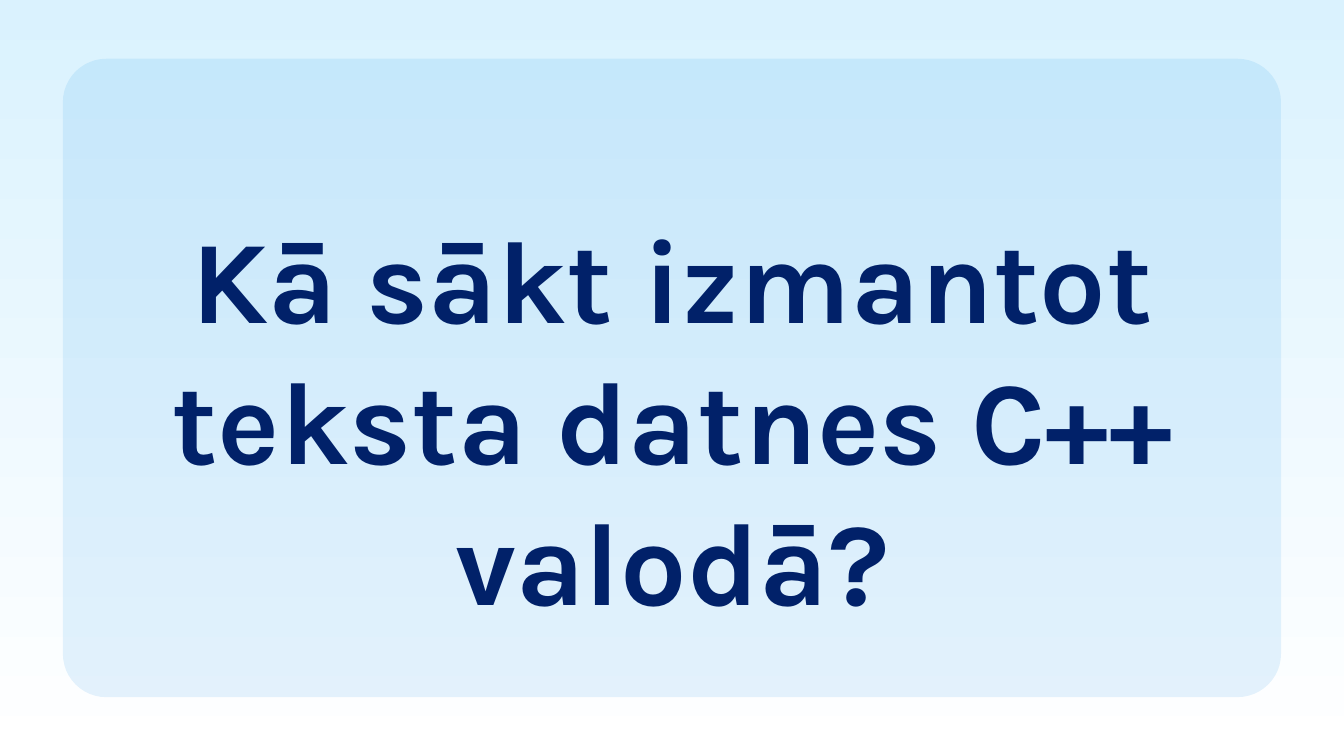
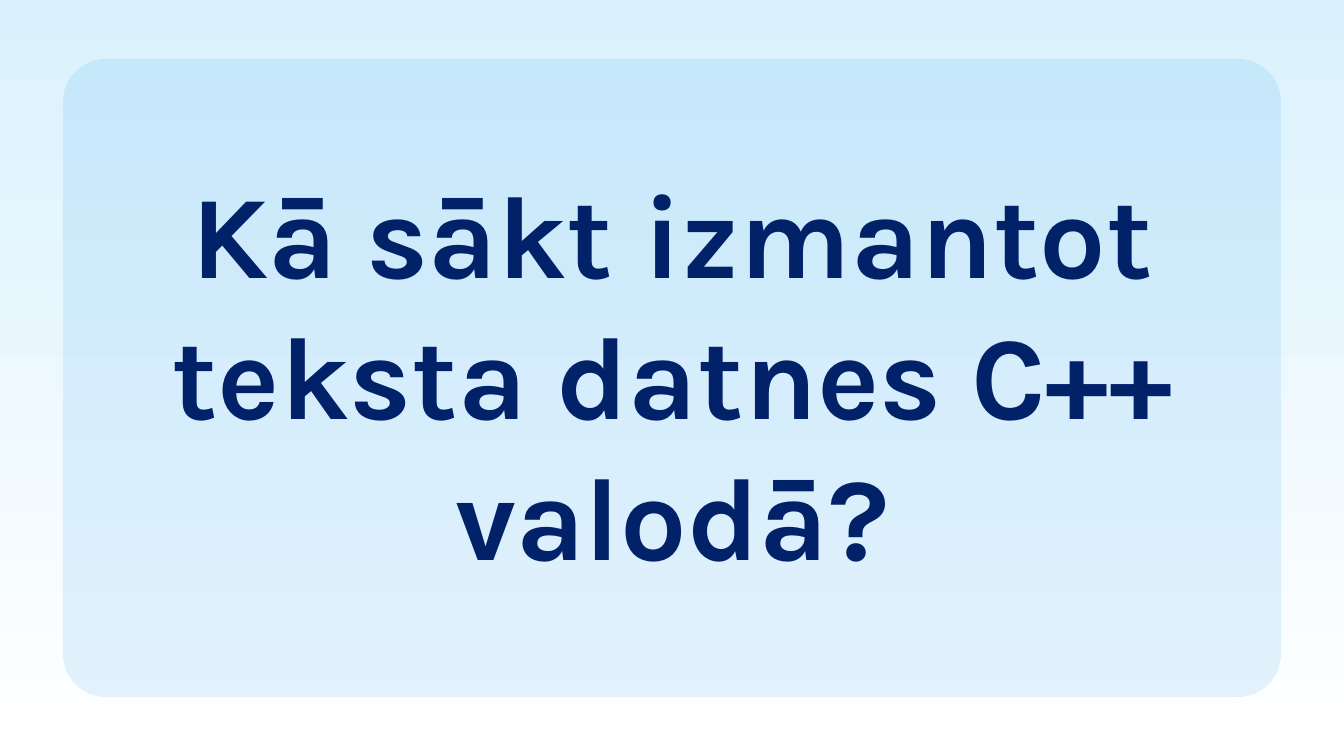
Before and after one commit to SilinsLVT/Teksta_Datnes_Eksamens, a slide deck: slide 2 of Materiāls un diagrammas/TekstaDatnes_Lukass.pptx. Drawn at 1344x756 pixels with LibreOffice and Linux fonts; fonts in the diff are those of the drawing. Boxes give left, top, right and bottom in pixels: in the first picture for what was removed or moved away, otherwise in the second. Text is boxed around its words. In the diff, an @@ line names an element or a change of style, - is before the commit and + after.

```diff
--- a/Materiāls un diagrammas/TekstaDatnes_Lukass.pptx
+++ b/Materiāls un diagrammas/TekstaDatnes_Lukass.pptx
@@ title "Kā sākt izmantot teksta datnes ...": place and size @@
-title "Kā sākt izmantot teksta datnes ..." at box(172, 239, 1172, 607)
+title "Kā sākt izmantot teksta datnes ..." at box(172, 194, 1172, 562)
```
Also in this commit, not shown: 3 other slides changed, 1 slide added.
